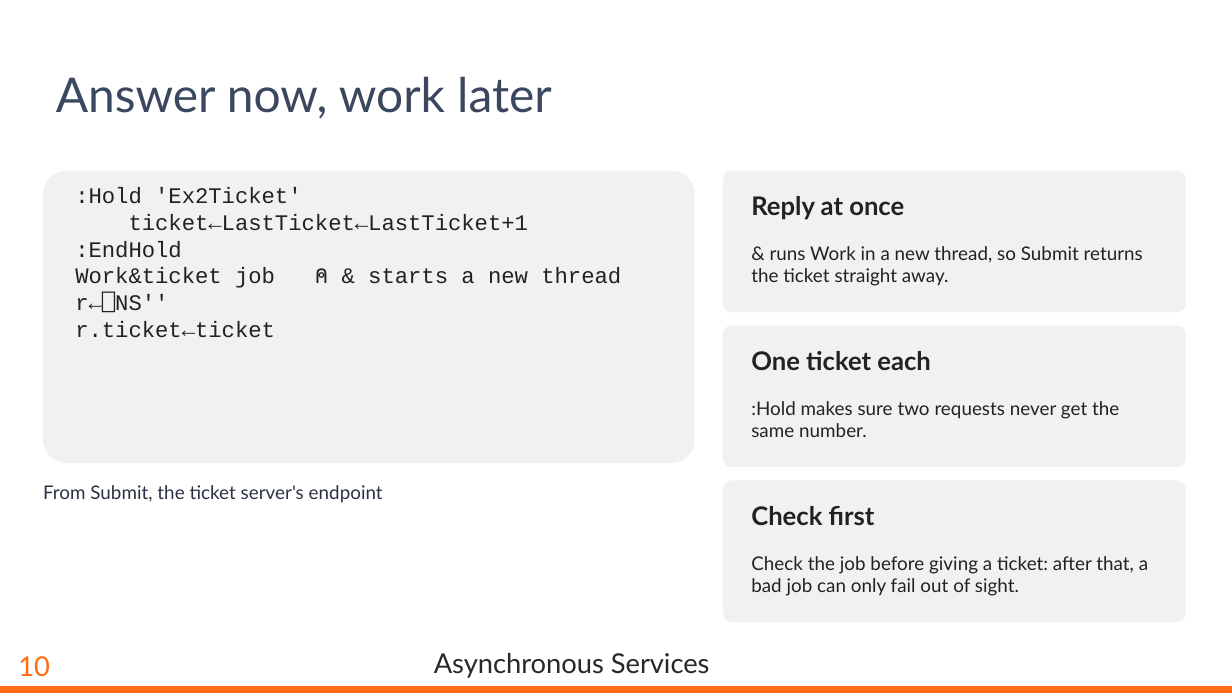
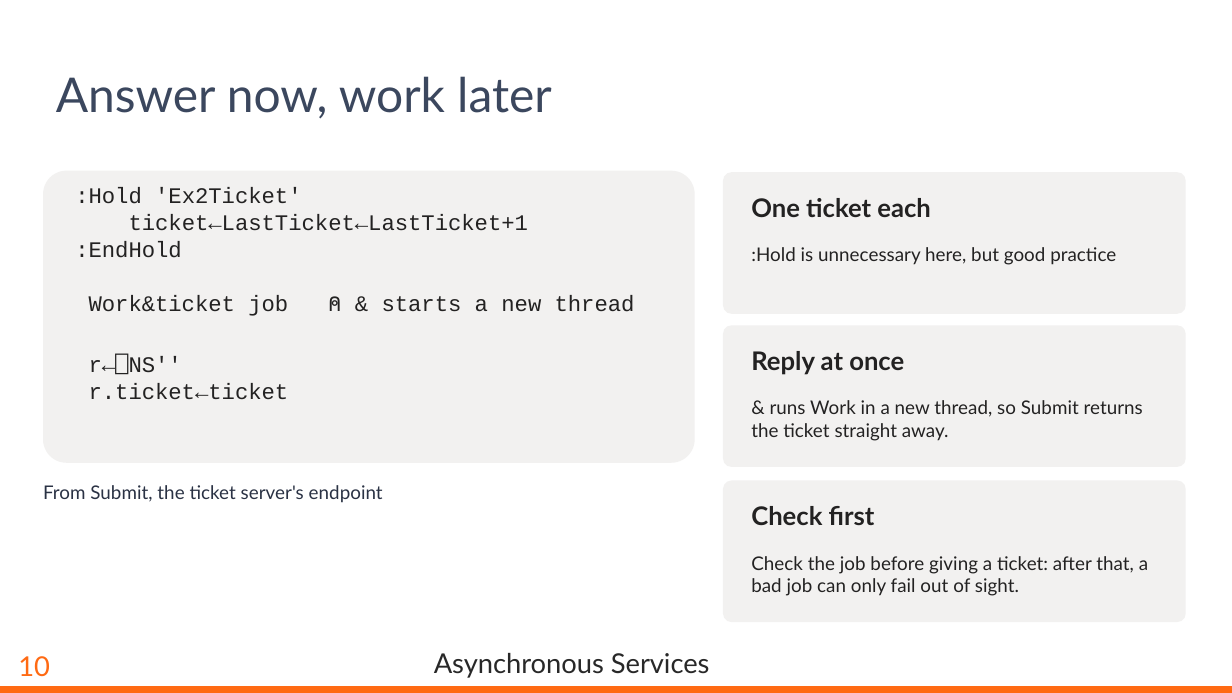
Before and after one commit to dyalog-training/2026-MP2, a slide deck: slide 11 of Presentation/AsynchronousServices.pptx. Drawn at 1232x693 pixels with LibreOffice and Linux fonts; fonts in the diff are those of the drawing; background and template pictures are left out. Boxes give left, top, right and bottom in pixels: in the first picture for what was removed or moved away, otherwise in the second. Text is boxed around its words. In the diff, an @@ line names an element or a change of style, - is before the commit and + after.

```diff
--- a/Presentation/AsynchronousServices.pptx
+++ b/Presentation/AsynchronousServices.pptx
@@ text "One ticket each": place and size @@
-text "One ticket each" at (751, 351, 931, 370)
+text "One ticket each" at (751, 198, 931, 217)
@@ text at (75, 267, 621, 337): paragraphs removed @@
-Work&ticket job ⍝ & starts a new thread
-r←⎕NS''
-r.ticket←ticket
@@ text at (751, 247, 1116, 265): text changed @@
-:Hold makes sure two requests never get the same number.
+:Hold is unnecessary here, but good practice
@@ text added at (89, 295, 635, 316), 13 pt, text #232222 @@
+Work&ticket job ⍝ & starts a new thread
@@ text added at (89, 356, 289, 400), 13 pt, text #232222 @@
+r←⎕NS''
+r.ticket←ticket
@@ text "Reply at once": place and size @@
-text "Reply at once" at (751, 196, 904, 220)
+text "Reply at once" at (751, 351, 904, 375)
@@ text "& runs Work in a ...": place and size @@
-text "& runs Work in a ..." at (751, 246, 1143, 286)
+text "& runs Work in a ..." at (751, 400, 1143, 441)
```
Also in this commit, not shown: 16 other slides changed, 3 slides added, 8 other files.
